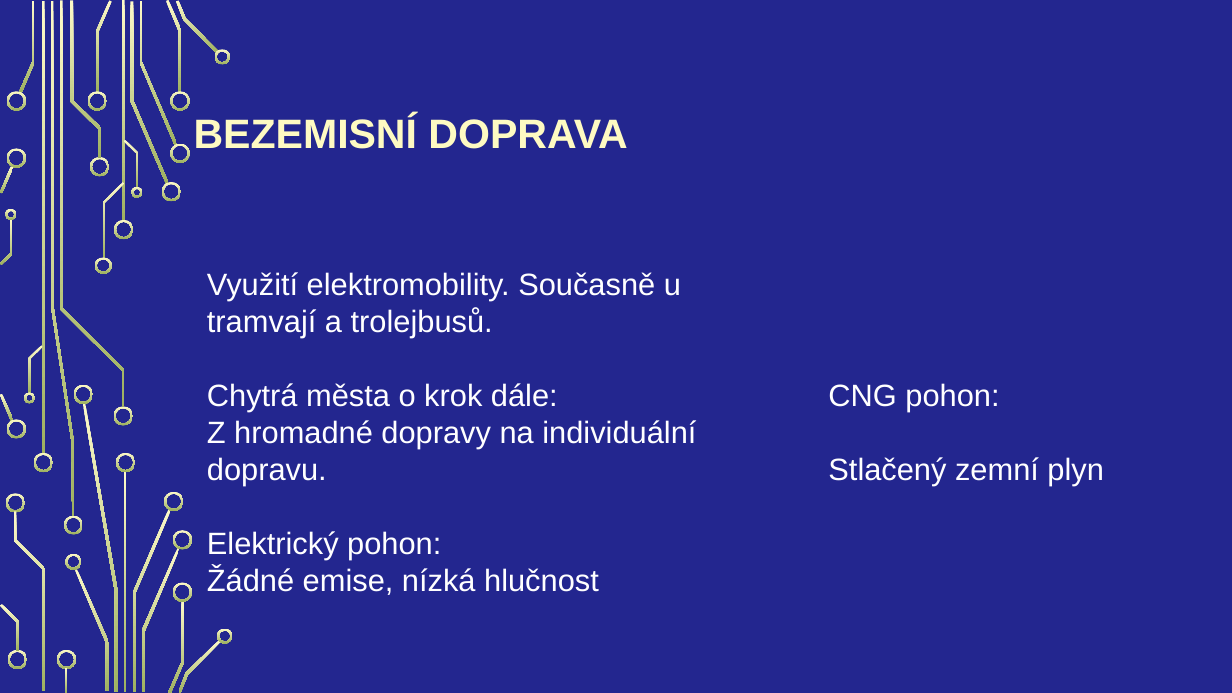
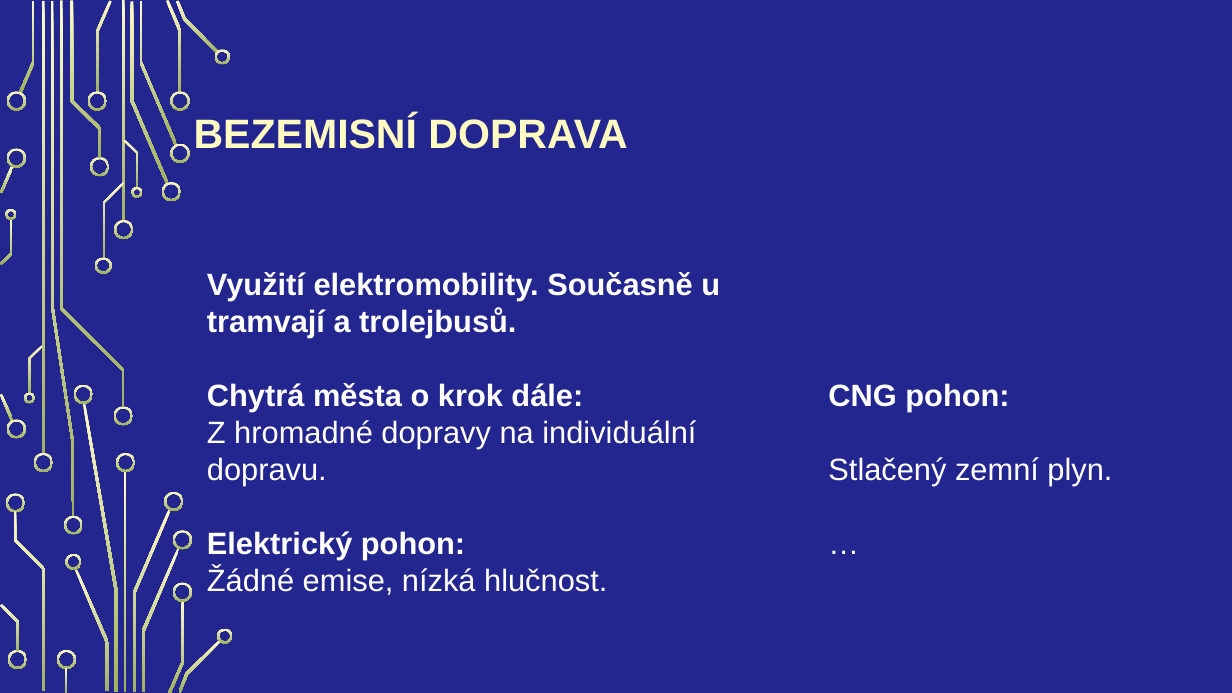
Before and after one commit to Vojta2809/Internet-v-c-a-chytr-m-sta, a slide deck: slide 11 of langsadl.pptx. Drawn at 1232x693 pixels with LibreOffice and Linux fonts; fonts in the diff are those of the drawing; background and template pictures are left out. Boxes give left, top, right and bottom in pixels: in the first picture for what was removed or moved away, otherwise in the second. Text is boxed around its words. In the diff, an @@ line names an element or a change of style, - is before the commit and + after.

```diff
--- a/langsadl.pptx
+++ b/langsadl.pptx
@@ text at (207, 272, 720, 560): bold on in "Využití elektromobility. Současně u tramvají a trolejbusů.", "Chytrá města o krok dále:", "Elektrický pohon:" @@
@@ text at (828, 383, 1009, 412): bold on in "CNG pohon:" @@
@@ text at (828, 457, 1112, 486): text changed @@
-Stlačený zemní plyn
+Stlačený zemní plyn.
+…
@@ text at (207, 567, 607, 595): text changed @@
-Žádné emise, nízká hlučnost
+Žádné emise, nízká hlučnost.
```
Also in this commit, not shown: 9 other slides changed, 3 slides added, 2 slides removed.
